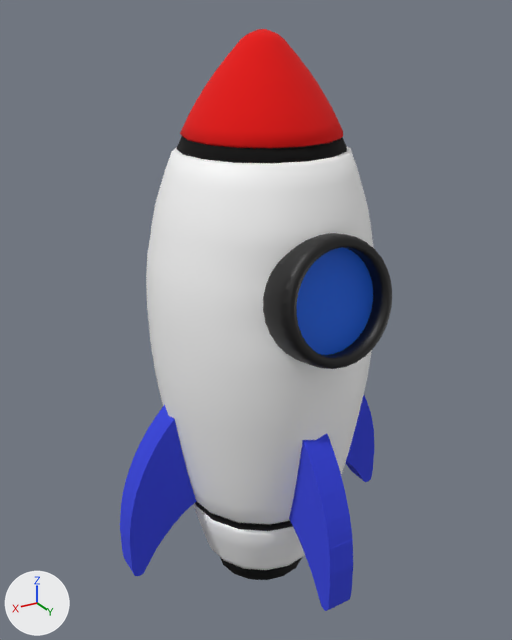
What one commit did to the FBX model Assets/rocket_parts.fbx.
Both versions are drawn from a camera (50 mm lens) standing at (3.16, 5.22, 3.93) and looking at (-0.02, -0.08, 1.28). Every picture has the same lights, and +X, +Y and +Z are marked at lower left. The older version comes first. Where no turn or scale is listed for an object, it has been applied to the vertices.

The older version as bpy lines, for what is in view:
```python
ob_rocket_body = bpy.data.objects.new('rocket_body', me_vert_002)
ob_rocket_body.location = (0.0, 0.0, 0.0)
ob_rocket_bottom = bpy.data.objects.new('rocket_bottom', me_vert_011)
ob_rocket_bottom.location = (0.0, 0.0, 0.0)
ob_rocket_fin1 = bpy.data.objects.new('rocket_fin1', me_vert_003)
ob_rocket_fin1.location = (0.0, 0.0, 0.0)
ob_rocket_fin2 = bpy.data.objects.new('rocket_fin2', me_vert_004)
ob_rocket_fin2.location = (0.0, 0.0, 0.0)
ob_rocket_fin3 = bpy.data.objects.new('rocket_fin3', me_vert_005)
ob_rocket_fin3.location = (0.0, 0.0, 0.0)
ob_rocket_window_1 = bpy.data.objects.new('rocket_window 1', me_vert_009)
ob_rocket_window_1.location = (0.0, 0.0, 0.0)
# also in view: 'rocket_top' at (-0.02, 0.02, 3.41)
```
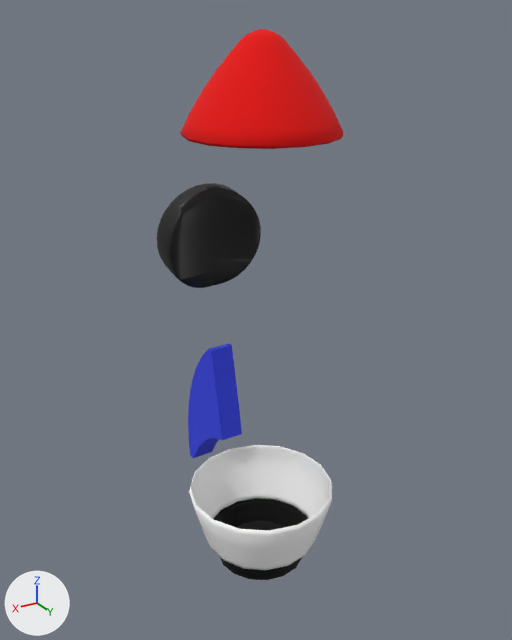
Where the newer file only moved an object's origin or applied its transform, the numbers keep the older frame.

Boxes (x1, y1, x2, y2) around the edits, measured in the pictures (512 x 640 px):
'rocket_body', deleted
    before: (146, 136, 374, 531)
    faces in mat_white_006 (white #ffffff): (146, 146, 374, 525)
    faces in mat_black_006 (black #000000): (176, 136, 347, 531)
'rocket_window 1', deleted
    before: (263, 233, 392, 369)
    faces in mat_window_mat_2 (black #100f0f): (263, 233, 392, 369)
    faces in mat_window_mat_1 (blue #0060e7): (297, 248, 373, 355)
'rocket_fin2', deleted (blue)
    before: (289, 433, 353, 611)
'rocket_fin3', deleted (blue)
    before: (120, 405, 196, 576)
'rocket_fin1', deleted (blue)
    before: (346, 395, 374, 482)
'rocket_bottom', unchanged, uncovered by the edit
    before: (193, 503, 305, 580)
    after: (189, 445, 332, 580)
'rocket_window2', unchanged, uncovered by the edit
    after: (157, 183, 261, 288)
'rocket_fin4', unchanged, uncovered by the edit
    after: (188, 344, 242, 458)

Patch to the scene script:
```diff
--- a/Assets/rocket_parts.fbx.py
+++ b/Assets/rocket_parts.fbx.py
@@ ob_rocket_fin1 @@
-ob_rocket_fin1 = bpy.data.objects.new('rocket_fin1', me_vert_003)
-ob_rocket_fin1.location = (0.0, 0.0, 0.0)
@@ ob_rocket_body @@
-ob_rocket_body = bpy.data.objects.new('rocket_body', me_vert_002)
-ob_rocket_body.location = (0.0, 0.0, 0.0)
@@ ob_rocket_fin2 @@
-ob_rocket_fin2 = bpy.data.objects.new('rocket_fin2', me_vert_004)
-ob_rocket_fin2.location = (0.0, 0.0, 0.0)
@@ ob_rocket_window_1 @@
-ob_rocket_window_1 = bpy.data.objects.new('rocket_window 1', me_vert_009)
-ob_rocket_window_1.location = (0.0, 0.0, 0.0)
@@ ob_rocket_fin3 @@
-ob_rocket_fin3 = bpy.data.objects.new('rocket_fin3', me_vert_005)
-ob_rocket_fin3.location = (0.0, 0.0, 0.0)
```
